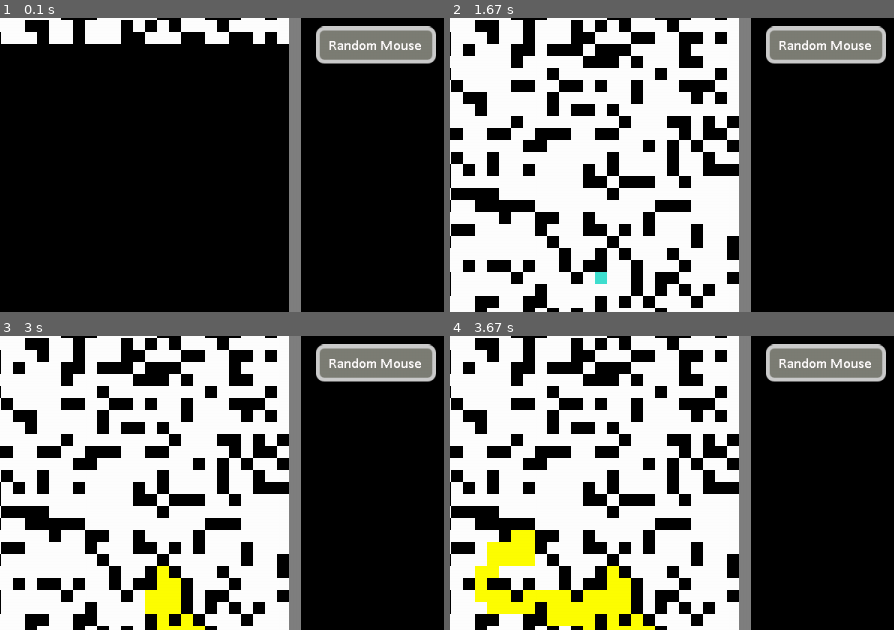
Above: before the commit, frames 1-4 (two rows, left to right).
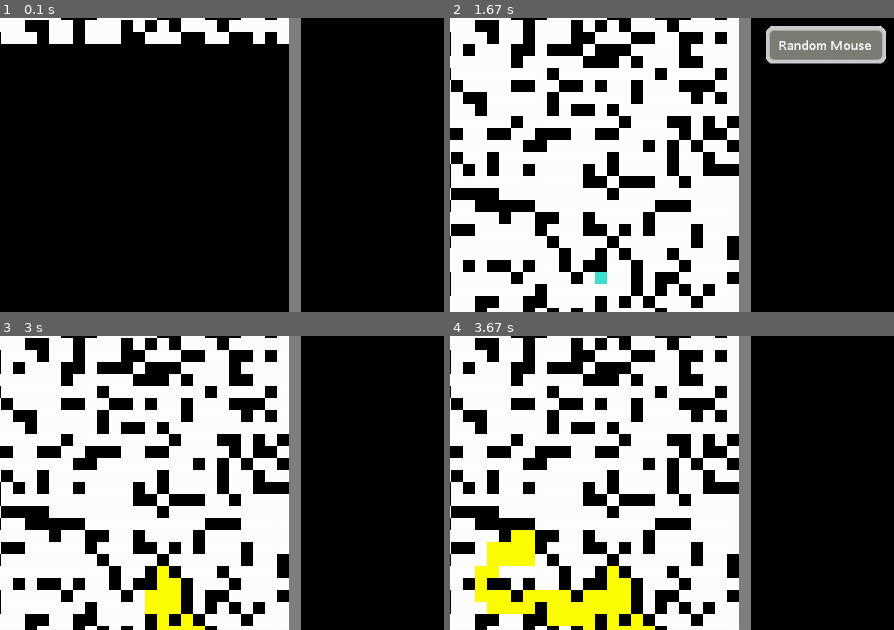
Above: after the commit, the same moments.

Repository: jfain11/Search-Visualization
Game: pygame game, started from main.py
Same seed, same stepped clock (60 frames per second), same inputs: the game is played once before the commit and once after it.
Inputs (mouse positions are % of the whole screen's width and height, from its top left):
- Up to frame 1 (0.1 s): no input
- Up to frame 2 (1.67 s): click (51, 57) at 0.88 s; click (19, 35) at 1.22 s
- Up to frame 3 (3 s): tap Space at 2.5 s
- Up to frame 4 (3.67 s): no input
The pictures show only the part of the screen within x 33-83%, y 13-63%; the shares and areas given below are measured in that part.

The runs differ from the first frame. In frame 1, 3.5% of the frame differs, in the area x 71-99%, y 2-16%; in frame 2, less than 0.1%; in frame 3, 3.5%; in frame 4, 3.5%.

Commit message:
got hover working

Diff:
--- a/User_Interface.py
+++ b/User_Interface.py
@@ -23,22 +23,19 @@
         self.rows = rows
         self.buttons = []
 
-    def update_screen(self, grid):
+    def update_screen(self, grid, pos=None):
 
         self.win.fill(BLACK)
         grid.draw_nodes()
-        self.draw_buttons()
+        self.draw_buttons(pos)
+        self.draw_menu_border()
         # optional: draw grid lines here
         pygame.display.update()
 
     def create_buttons(self):
         pass
 
-    def update_buttons(self, pos):
-        for button in self.buttons:
-            button.check_hover(pos)
-
-    def draw_buttons(self):
+    def draw_buttons(self, pos):
         # TODO draw buttons using image successfully
         # TODO create button class
         # TODO methods to know when clicked and to change when clicked/hovered over
@@ -53,15 +50,15 @@
 
         self.buttons.append(b1)
 
-        b1.draw()
+        if pos:
+            for button in self.buttons:
+                if button.check_hover(pos):
+                    b1.draw('hover')
+                else:
+                    b1.draw('idle')
 
 
-
-        # pygame.draw.rect(self.win, RED, (self.grid_width + 40, 120, self.menu_width - 100, 40))
-        # pygame.draw.rect(self.win, RED, (self.grid_width + 40, 190, self.menu_width - 100, 40))
-
-        # button_image1 = pygame.transform.scale(rm_button, (button1.width, button1.height))
-        # pygame.draw.rect(win, button_image1)
+    def draw_menu_border(self):
 
         # TOP BORDER
         pygame.draw.rect(self.win, GREY, (
--- a/main.py
+++ b/main.py
@@ -59,19 +59,22 @@
     grid.populate_grid()
     grid.generate_border()
     grid.generate_obstacles()
+    pos = pygame.mouse.get_pos()
+
 
     # main loop --------------------------------------------------------------------------------------------------------
     while running:
 
-        UI.update_screen(grid)
+
+        UI.update_screen(grid, pos)
+        pos = pygame.mouse.get_pos()
 
         for event in pygame.event.get():
             if event.type == pygame.QUIT:
                 running = False
 
-            pos = pygame.mouse.get_pos()
 
-            UI.update_buttons(pos)
+
 
             # TODO if click is outside of grid dont crash
             if pygame.mouse.get_pressed()[0]:  # LEFT
--- a/pygame_classes.py
+++ b/pygame_classes.py
@@ -31,14 +31,14 @@
         return idle_img, hover_img, pressed_img
 
 
-    def draw(self):
+    def draw(self, style):
 
-        if self.is_pressed:
+        if style == 'pressed':
             self.win.blit(self.pressed_img, self.rect)
-        elif self.is_hovered:
+        elif style == "hover":
             self.win.blit(self.hover_img, self.rect)
-        else:
+        elif style == 'idle':
             self.win.blit(self.idle_img, self.rect)
 
     def check_hover(self, pos):
-        self.is_hovered = self.rect.collidepoint(pos)
+        return self.rect.collidepoint(pos)
